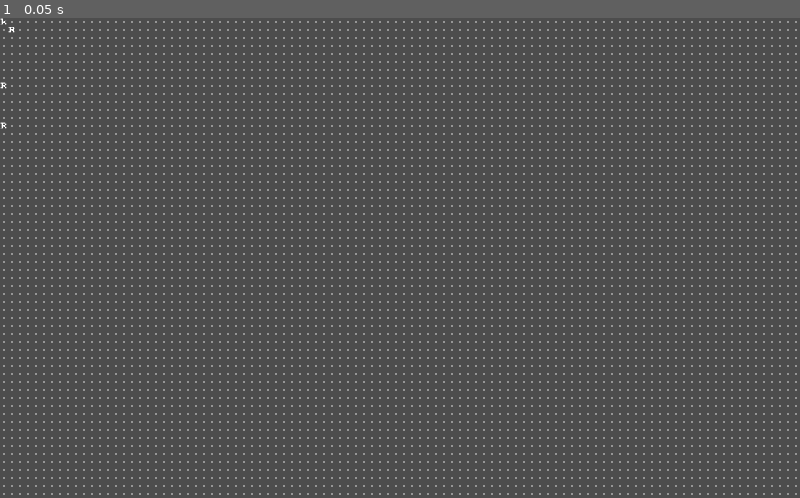
Above: before the commit, frame 1.
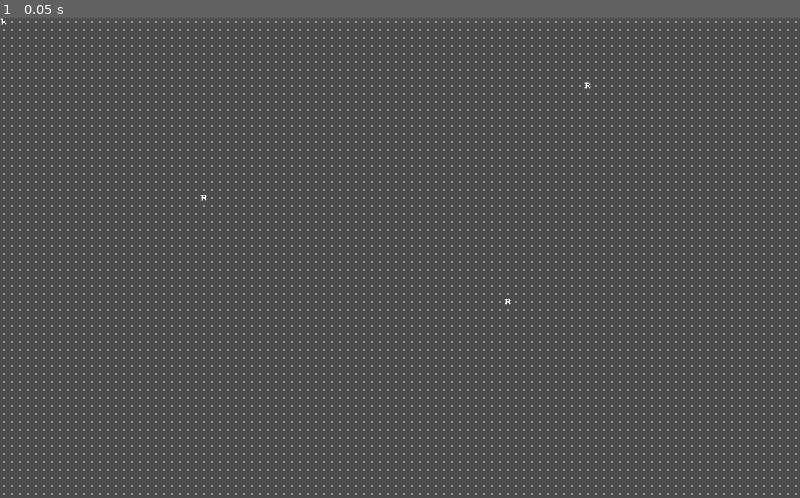
Above: after the commit, the same moment.

Repository: rainbowd-ash/roguelike_simulation
Game: Godot game, scene res://world.tscn
Two runs of this game, one before a commit and one after it. Both use one fixed random seed, a clock stepped at 60 frames per second and the inputs below.
Inputs:
- Up to frame 1 (0.05 s): no input

The runs differ from the first frame. In frame 1, less than 0.1% of the frame differs, in the area x 0-74%, y 1-60%.

Commit message:
the bot can nav around again

Diff:
--- a/robot_components/entity_base.gd
+++ b/robot_components/entity_base.gd
@@ -1,10 +1,20 @@
 class_name Entity
-extends Node
+extends Node2D
 
 @export var power_source : PowerSource
 
-var world_position : Vector2i = Vector2i.ZERO
+var grid_position : Vector2i
 
-func move_to(position : Vector2i):
-	var prev_position = world_position
-	world_position = position
+var movement_path : Array
+var destination_tile = Vector2i(10,20)
+
+func _ready() -> void:
+	grid_position = Grid.position_to_grid(position)
+
+func _physics_process(_delta: float) -> void:
+	if grid_position == destination_tile:
+		return
+	if movement_path.size() == 0:
+		movement_path = %AStarGrid.astar_grid.get_id_path(grid_position,destination_tile)
+	var next_tile = movement_path.pop_front()
+	position = Grid.grid_to_position(next_tile)
--- a/robot_components/navigation.gd
+++ b/robot_components/navigation.gd
@@ -1,5 +1,18 @@
 class_name Navigation
 extends Node
 
+var grid_position : Vector2i
+
 var movement_path : Array
 var destination_tile = Vector2i(10,20)
+
+func _ready() -> void:
+	grid_position = Grid.position_to_grid(get_parent().position)
+
+func _physics_process(_delta: float) -> void:
+	if grid_position == destination_tile:
+		return
+	if movement_path.size() == 0:
+		movement_path = %AStarGrid.astar_grid.get_id_path(grid_position,destination_tile)
+	var next_tile = movement_path.pop_front()
+	get_parent().position = Grid.grid_to_position(grid_position)
--- a/world.tscn
+++ b/world.tscn
@@ -5,7 +5,6 @@
 [ext_resource type="Texture2D" uid="uid://decugfypnphwq" path="res://tiles/tileset/floor.png" id="5_70uel"]
 [ext_resource type="Script" uid="uid://dppkm2clrowfg" path="res://robot_components/entity_base.gd" id="6_hiqwa"]
 [ext_resource type="Texture2D" uid="uid://c6ks5xx8eul55" path="res://tiles/tileset/cp437_10x10.png" id="7_2u3nc"]
-[ext_resource type="Script" uid="uid://hd5pqnqu57bc" path="res://robot_components/navigation.gd" id="8_udxuc"]
 [ext_resource type="Script" uid="uid://cofeonw2tmeay" path="res://robot_components/power_source.gd" id="9_ikiii"]
 [ext_resource type="Script" uid="uid://p2vr0k08sw0p" path="res://interactables/recharge_machines.gd" id="10_cbp6q"]
 
@@ -35,7 +34,6 @@
 region_rect = Rect2(110, 60, 10, 10)
 
 [node name="Navigation" type="Node" parent="Entities/WanderBot" unique_id=1811146124]
-script = ExtResource("8_udxuc")
 
 [node name="Battery" type="Node" parent="Entities/WanderBot" unique_id=2058676489]
 script = ExtResource("9_ikiii")
@@ -53,21 +51,21 @@
 script = ExtResource("10_cbp6q")
 
 [node name="RechargeMachine" type="Sprite2D" parent="Interactables/RechargeMachines" unique_id=672912648]
-position = Vector2(10, 10)
+position = Vector2(250, 220)
 texture = ExtResource("7_2u3nc")
 centered = false
 region_enabled = true
 region_rect = Rect2(20, 50, 10, 10)
 
 [node name="RechargeMachine2" type="Sprite2D" parent="Interactables/RechargeMachines" unique_id=320597661]
-position = Vector2(0, 80)
+position = Vector2(730, 80)
 texture = ExtResource("7_2u3nc")
 centered = false
 region_enabled = true
 region_rect = Rect2(20, 50, 10, 10)
 
 [node name="RechargeMachine3" type="Sprite2D" parent="Interactables/RechargeMachines" unique_id=402532436]
-position = Vector2(0, 130)
+position = Vector2(630, 350)
 texture = ExtResource("7_2u3nc")
 centered = false
 region_enabled = true
